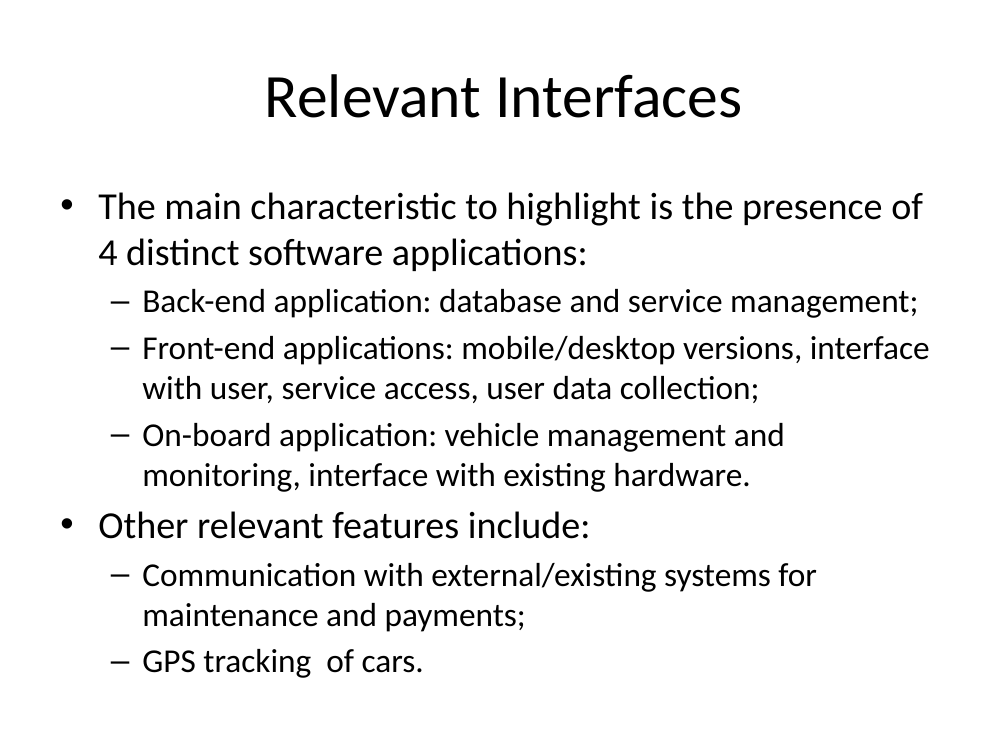
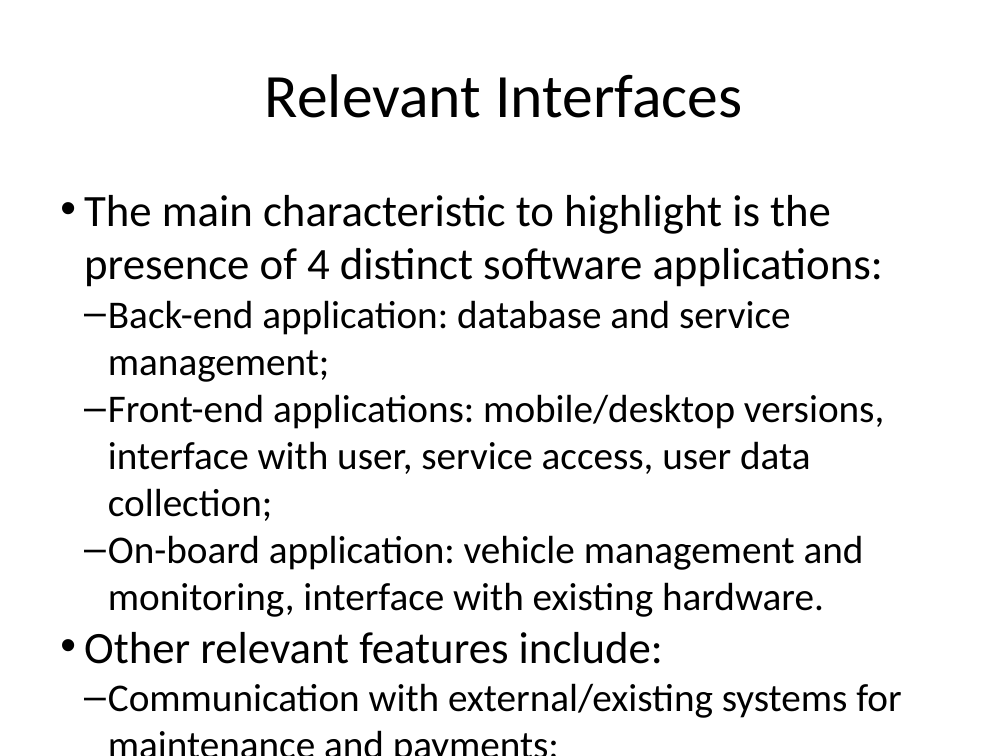
Before and after one commit to GiovanniScotti/PowerEnjoy-SEII-Project-Scotti-Trabucchi, a slide deck: slide 4 of DELIVERIES/RASD_Delivery_Presentation.pptx. Drawn at 1008x756 pixels with LibreOffice and Linux fonts; fonts in the diff are those of the drawing. Boxes give left, top, right and bottom in pixels: in the first picture for what was removed or moved away, otherwise in the second. Text is boxed around its words. In the diff, an @@ line names an element or a change of style, - is before the commit and + after.

```diff
--- a/DELIVERIES/RASD_Delivery_Presentation.pptx
+++ b/DELIVERIES/RASD_Delivery_Presentation.pptx
@@ text "The main characteristic to highlight ..." at box(84, 195, 901, 718): size 27.2 to 32 pt in "The main characteristic to highlight is the ...", "Other relevant features include:"; size 23.8 to 28 pt in "Back-end application: database and service management;", "Front-end applications: mobile/desktop versions, interface w ...", "On-board application: vehicle management and monitoring, int ...", "Communication with external/existing systems for maintenance ..." and 1 more places; indent changed; less space between paragraphs @@
```
Also in this commit, not shown: 17 other slides changed, 1 other file.
